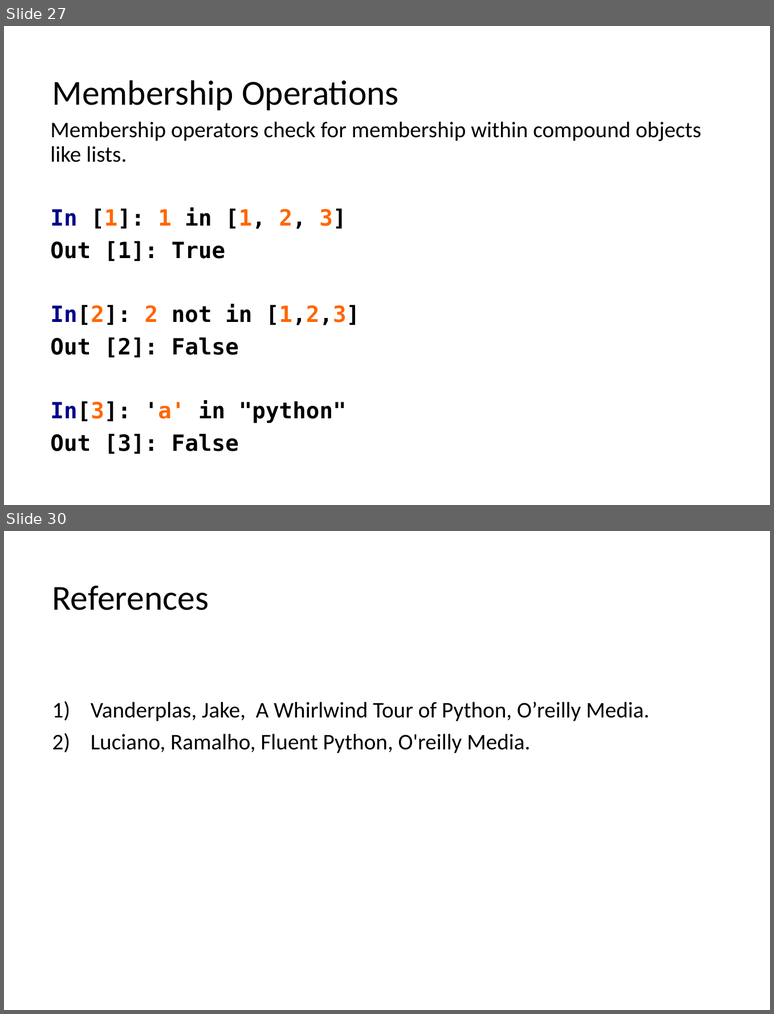
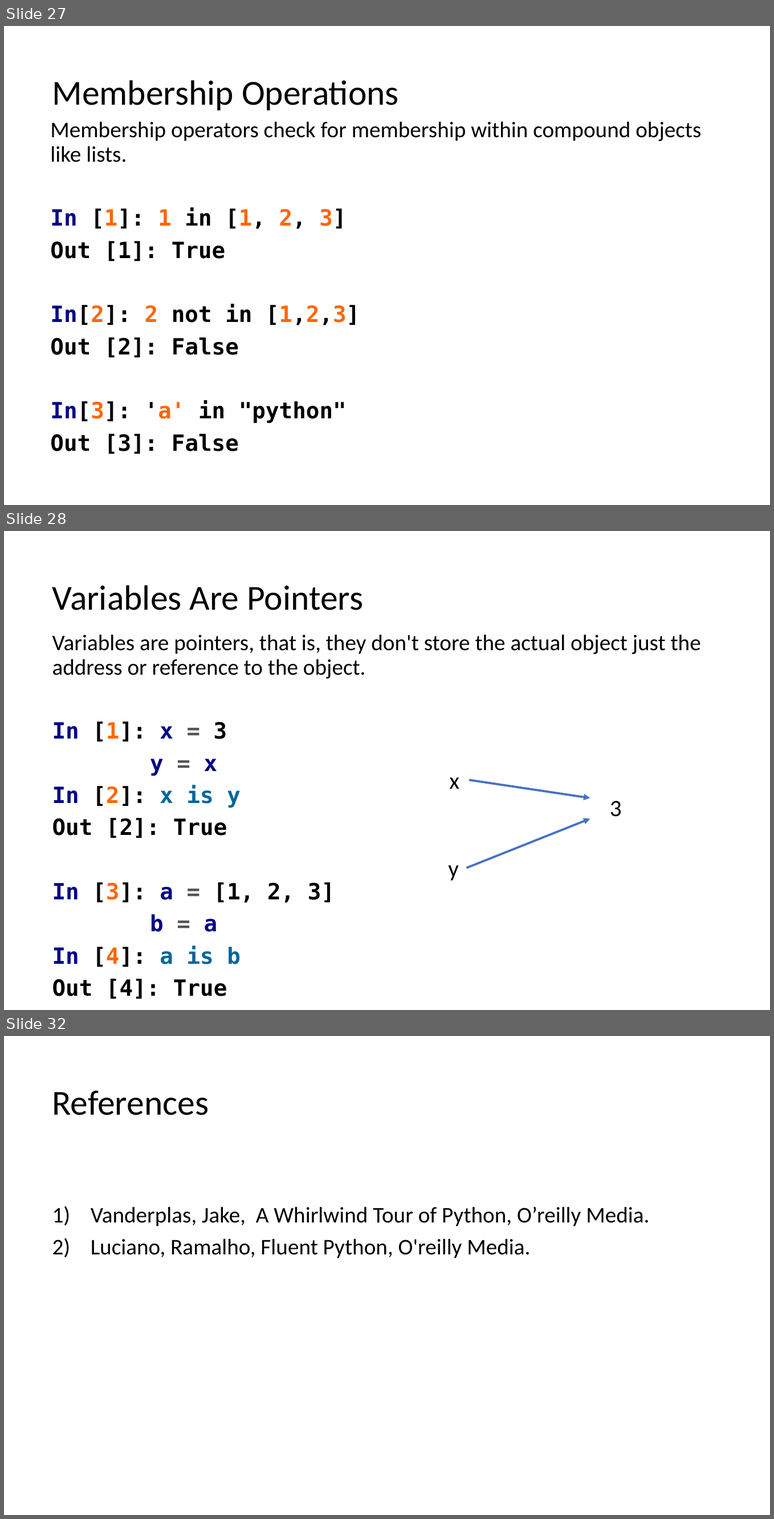
Before and after one commit to LongBaoNguyen/longbaonguyen.github.io, a slide deck: courses/apcsp/lect6.pptx. Shown one above the other, each under a label of ours: slides 27 and 30 before the commit, slides 27, 28 and 32 after it; the slides between them are not shown. The pictures are 774x1014 and 774x1519 pixels, drawn with LibreOffice and Linux fonts; fonts in the diff are those of the drawing. Boxes give left, top, right and bottom in pixels: in the first picture for what was removed or moved away, otherwise in the second. Text is boxed around its words. In the diff, an @@ line names an element or a change of style, - is before the commit and + after.

```diff
--- a/courses/apcsp/lect6.pptx
+++ b/courses/apcsp/lect6.pptx
@@ slide 28 added at (4,531,770,1010), background #FFFFFF @@
@@ title added at (52,585,363,610), 33 pt, text #000000 @@
+Variables Are Pointers
@@ text added at (52,634,701,999), 21 pt, text #000000 @@
+Variables are pointers, that is, they don't store the actual object just the address or reference to the object.
+In [1]: x = 3
+y = x
+In [2]: x is y
+Out [2]: True
+In [3]: a = [1, 2, 3]
+b = a
+In [4]: a is b
+Out [4]: True
@@ text added at (449,777,459,789), 22 pt, text #000000 @@
+x
@@ arrow added from (469, 780) to (590, 798), #4472C4 2 pt @@
@@ text added at (610,801,622,817), 22 pt, text #000000 @@
+3
@@ arrow added from (467, 868) to (590, 818), #4472C4 2 pt @@
@@ text added at (448,865,459,880), 22 pt, text #000000 @@
+y
@@ what was slide 30 is now slide 32 @@
```
Also in this commit, not shown: 2 slides changed, 1 other slide added, 1 other file.
